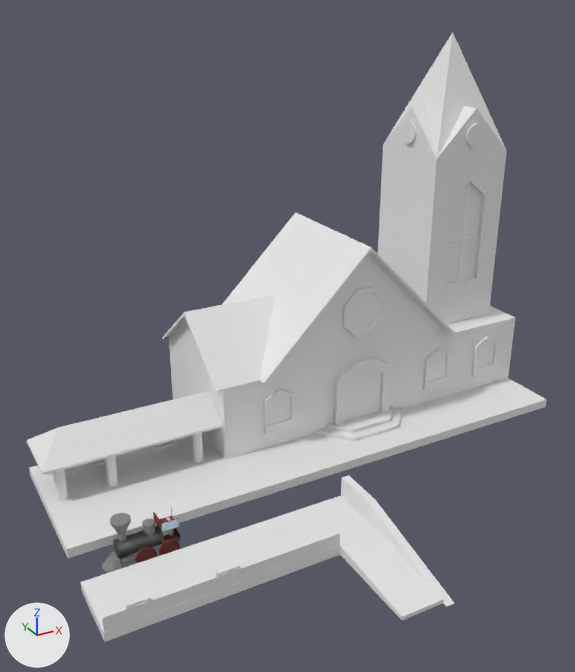
The Blender file assets/Stop.blend as it was, and as the next commit left it.
One viewpoint serves both versions: a camera (50 mm lens) standing at (-17.6, -58.2, 46.4) and looking at (16.4, 3.6, 15.5). Every picture has the same lights, and +X, +Y and +Z are marked at lower left.

Names of what the first picture shows: 'AntiCaboose', 'Arch', 'BenchForeground', 'Building', 'Clocktower', 'Fence', 'OctagonWindow', 'Path', 'Pillars', 'Platform', 'PlatformForeground', 'Railing', 'RightWindow.001', 'Roof', 'Steps'.
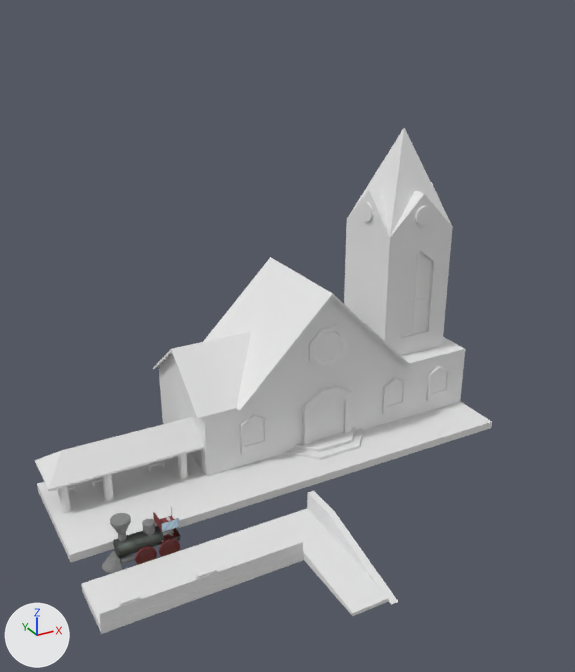
Commit message: scale down stop more

Location of each change, (x1, y1, x2, y2) in pixels of the pictures (575 x 672 px; the box of a moved part takes in the faces that stretch with it):
'Building', moved, rescaled (12% narrower, 11% shorter): before (162, 212, 515, 459); after (153, 257, 465, 476)
'Clocktower', reshaped, moved, rescaled (15% narrower, 22% shorter): before (378, 32, 507, 324); after (344, 128, 453, 356)
'Platform', moved, rescaled (12% narrower, 11% shorter): before (29, 378, 547, 558); after (37, 402, 492, 562)
'PlatformForeground', moved, rescaled (14% narrower, 14% shorter): before (81, 496, 379, 642); after (81, 509, 337, 634)
'Roof', moved, rescaled (14% narrower, 12% shorter): before (27, 391, 223, 475); after (35, 417, 204, 491)
'Path', moved, rescaled (17% narrower, 13% shorter): before (340, 532, 443, 620); after (304, 540, 389, 616)
'Fence', moved, rescaled (14% narrower, 15% shorter): before (102, 534, 340, 632); after (99, 542, 303, 625)
'Railing', moved, rescaled (19% narrower, 13% shorter): before (341, 475, 454, 606); after (307, 491, 398, 605)
'Steps', moved, rescaled (10% narrower, 11% shorter): before (315, 406, 401, 442); after (286, 428, 363, 460)
'Arch', moved, rescaled (13% narrower, 13% shorter): before (333, 356, 392, 425); after (302, 385, 353, 445)
'Pillars', moved, rescaled (14% narrower, 13% shorter): before (45, 433, 203, 501); after (53, 454, 188, 513)
'RightWindow.001', moved, rescaled (15% narrower, 10% shorter): before (472, 337, 498, 376); after (427, 366, 449, 401)
'BenchForeground', moved: before (125, 593, 152, 610); after (119, 593, 141, 607)
part 1 of me_cube_013, moved or reshaped: before (465, 123, 485, 147); after (415, 206, 432, 226)
part 2 of me_cube_013, moved or reshaped: before (401, 121, 417, 144); after (361, 202, 374, 221)
part 3 of me_cube_013, moved or reshaped: before (378, 32, 507, 313); after (344, 128, 453, 348)
part 4 of me_cube_013, moved or reshaped: before (433, 182, 489, 324); after (393, 251, 442, 356)

Patch to the scene script:
```diff
--- a/assets/Stop.blend.py
+++ b/assets/Stop.blend.py
@@ me_cube_013 @@
 # used by ob_clocktower; location = (44.4, 16.3, 13.7); scale = (0.85, 0.85, 0.85)
-me_cube_013.from_pydata(...)  # 117 vertices, 84 faces; spans x -6.4..6.4, y -6.4..6.0, z -6.0..33.0
+me_cube_013.from_pydata(...)  # 117 vertices, 84 faces; spans x -6.4..6.4, y -6.4..6.0, z -6.0..29.5
+# me_cube_013 part 1: the loose piece of 24 vertices spanning x -1.6..1.4, y -6.4..-6.0, z 19.1..22.1 is moved by (0.0, 0.0, -3.5)
+# me_cube_013 part 2: the loose piece of 24 vertices spanning x -6.4..-6.0, y -1.5..1.5, z 19.1..22.1 is moved by (0.0, 0.0, -3.5)
+# me_cube_013 part 3: 11 of the vertices in x -6.0..6.0, y -6.0..6.0, z 18.0..33.0 are moved by (0.0, 0.0, -3.5)
+# me_cube_013 part 4: all 30 vertices in x -2.9..2.9, y -6.0..-5.4, z 0.2..14.5 are moved by (0.0, 0.0, -2.9)
@@ ob_benchforeground @@
 ob_benchforeground = bpy.data.objects.new('BenchForeground', me_cube_005)
-ob_benchforeground.location = (-3.6, -7.4, 0.3)
+ob_benchforeground.location = (-4.1, -6.6, 0.1)
 ob_benchforeground.scale = (1.02, 0.212, 0.102)
@@ ob_fence @@
 ob_fence = bpy.data.objects.new('Fence', me_plane)
-ob_fence.location = (-1.0, -8.7, 0.3)
+ob_fence.location = (-1.9, -7.8, 0.1)
 ob_fence.rotation_euler = (1.571, 0.0, 0.0)  # degrees (90, 0, 0)
-ob_fence.scale = (5.91, 0.689, 0.85)
+ob_fence.scale = (5.02, 0.585, 0.723)
@@ ob_platformforeground @@
 ob_platformforeground = bpy.data.objects.new('PlatformForeground', me_cube_003)
-ob_platformforeground.location = (6.6, -5.4, -0.9)
-ob_platformforeground.scale = (5.95, 3.31, 0.5)
+ob_platformforeground.location = (4.6, -5.0, -1.0)
+ob_platformforeground.scale = (5.06, 2.82, 0.425)
@@ ob_path @@
 ob_path = bpy.data.objects.new('Path', me_cube_012)
-ob_path.location = (17.2, -11.8, -0.8)
-ob_path.scale = (4.25, 6.12, 0.85)
+ob_path.location = (13.6, -10.4, -0.9)
+ob_path.scale = (3.61, 5.2, 0.723)
@@ ob_railing @@
 ob_railing = bpy.data.objects.new('Railing', me_cube_011)
-ob_railing.location = (19.8, -5.4, 0.1)
-ob_railing.scale = (0.85, 0.85, 0.85)
+ob_railing.location = (15.8, -5.0, -0.2)
+ob_railing.scale = (0.723, 0.723, 0.723)
@@ ob_platform @@
 ob_platform = bpy.data.objects.new('Platform', me_cube_004)
-ob_platform.location = (15.9, 9.6, -0.3)
-ob_platform.scale = (5.95, 3.31, 0.5)
+ob_platform.location = (12.7, 8.5, -0.9)
+ob_platform.scale = (5.06, 2.82, 0.425)
@@ ob_pillars @@
 ob_pillars = bpy.data.objects.new('Pillars', me_cylinder_001)
-ob_pillars.location = (1.2, 12.5, 2.1)
-ob_pillars.scale = (0.85, 0.85, 0.85)
+ob_pillars.location = (0.2, 11.0, 1.1)
+ob_pillars.scale = (0.723, 0.723, 0.723)
@@ ob_roof @@
 ob_roof = bpy.data.objects.new('Roof', me_cube_007)
-ob_roof.location = (2.3, 12.5, 4.1)
-ob_roof.scale = (1.87, 0.68, 0.0255)
+ob_roof.location = (1.1, 11.0, 2.7)
+ob_roof.scale = (1.59, 0.578, 0.0217)
@@ ob_building @@
 ob_building = bpy.data.objects.new('Building', me_cube_006)
-ob_building.location = (30.7, 16.3, 7.3)
-ob_building.scale = (0.85, 0.85, 0.85)
+ob_building.location = (25.2, 14.2, 5.4)
+ob_building.scale = (0.723, 0.723, 0.723)
@@ ob_clocktower @@
 ob_clocktower = bpy.data.objects.new('Clocktower', me_cube_013)
-ob_clocktower.location = (44.4, 16.3, 13.7)
-ob_clocktower.scale = (0.85, 0.85, 0.85)
+ob_clocktower.location = (36.9, 14.2, 10.9)
+ob_clocktower.scale = (0.723, 0.723, 0.723)
@@ ob_rightwindow_001 @@
 ob_rightwindow_001 = bpy.data.objects.new('RightWindow.001', me_cube_021)
-ob_rightwindow_001.location = (46.9, 8.5, 2.4)
-ob_rightwindow_001.scale = (3.4, 0.425, 0.85)
+ob_rightwindow_001.location = (39.0, 7.6, 1.3)
+ob_rightwindow_001.scale = (2.89, 0.361, 0.723)
@@ ob_steps @@
 ob_steps = bpy.data.objects.new('Steps', me_cube_015)
-ob_steps.location = (28.7, 7.4, 0.6)
-ob_steps.scale = (0.425, 0.212, 0.0816)
+ob_steps.location = (23.6, 6.7, -0.2)
+ob_steps.scale = (0.361, 0.181, 0.0694)
@@ ob_arch @@
 ob_arch = bpy.data.objects.new('Arch', me_cube_017)
-ob_arch.location = (28.7, 8.3, 3.6)
-ob_arch.scale = (0.425, 0.0606, 0.425)
+ob_arch.location = (23.6, 7.4, 2.3)
+ob_arch.scale = (0.361, 0.0515, 0.361)
```
